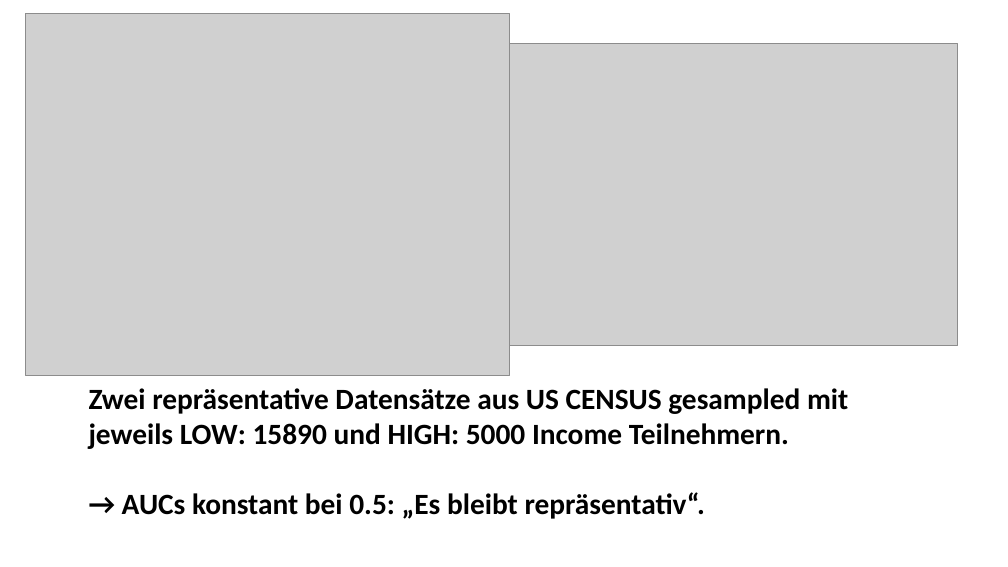
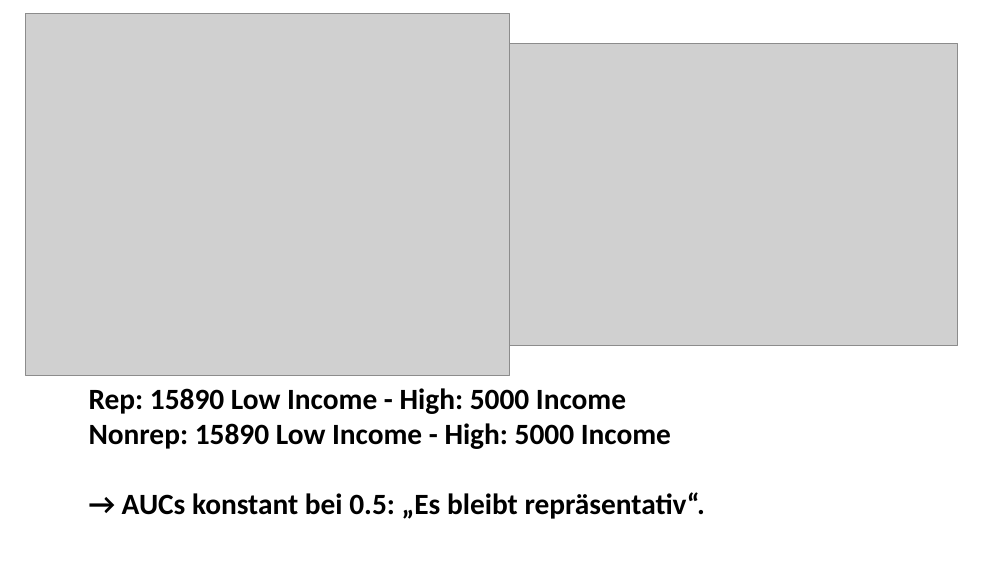
Before and after one commit to laksannathan/maximal-representative-sampling, a slide deck: slide 4 of 23_06_MRS_slides.pptx (slide 1 before the commit). Drawn at 1008x567 pixels with LibreOffice and Linux fonts; fonts in the diff are those of the drawing; grey boxes stand for pictures. Boxes give left, top, right and bottom in pixels: in the first picture for what was removed or moved away, otherwise in the second. Text is boxed around its words. In the diff, an @@ line names an element or a change of style, - is before the commit and + after.

```diff
--- a/23_06_MRS_slides.pptx
+++ b/23_06_MRS_slides.pptx
@@ text at (x1=89, y1=388, x2=671, y2=449): text changed @@
-Zwei repräsentative Datensätze aus US CENSUS gesampled mit jeweils LOW: 15890 und HIGH: 5000 Income Teilnehmern.
+Rep: 15890 Low Income - High: 5000 Income
+Nonrep: 15890 Low Income - High: 5000 Income
```
Also in this commit, not shown: 1 other slide changed, 2 slides added, 1 slide removed, 35 other files.
